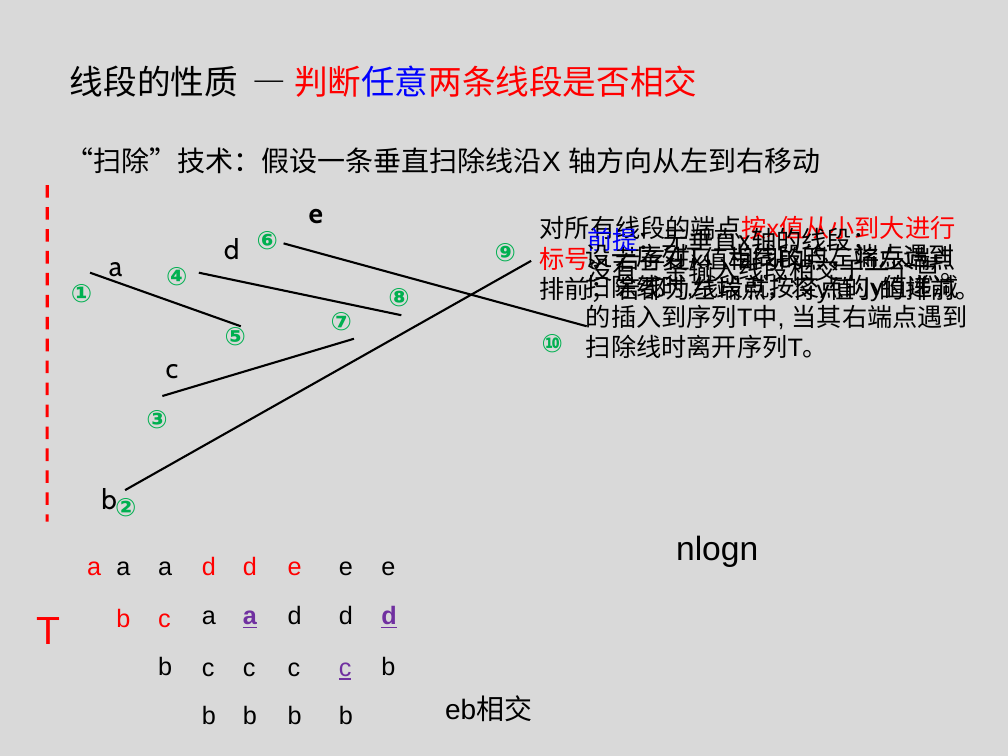
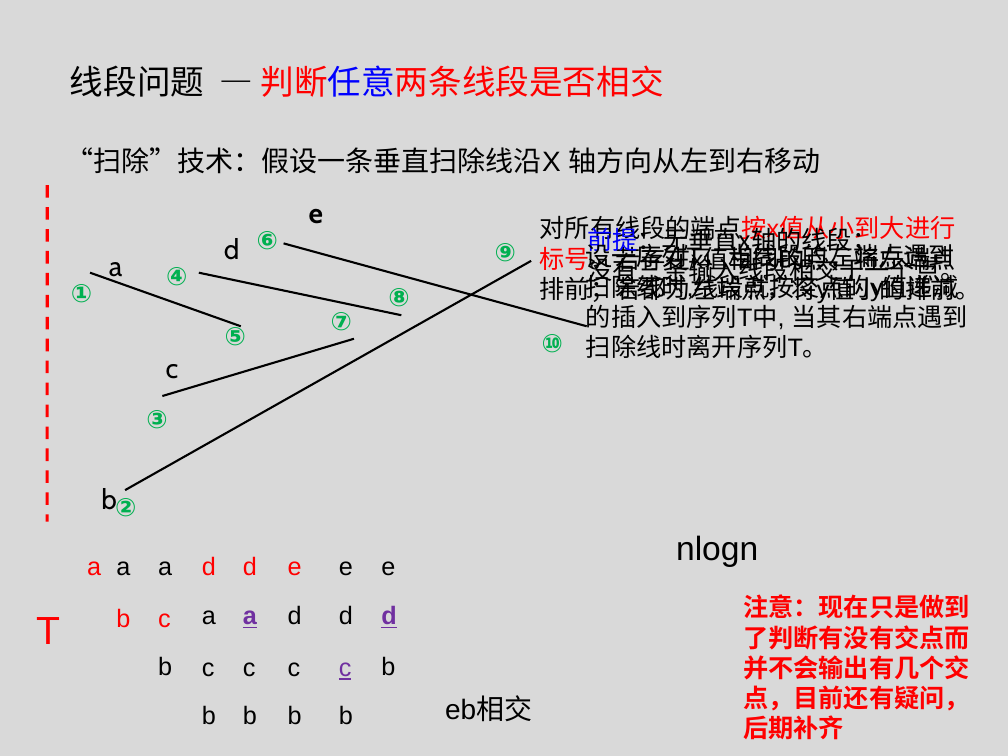
Before and after one commit to tianzhuwei/PPT, a slide deck: slide 7 of 第二讲快排+计算几何.pptx. Drawn at 1008x756 pixels with LibreOffice and Linux fonts; fonts in the diff are those of the drawing. Boxes give left, top, right and bottom in pixels: in the first picture for what was removed or moved away, otherwise in the second. Text is boxed around its words. In the diff, an @@ line names an element or a change of style, - is before the commit and + after.

```diff
--- a/第二讲快排+计算几何.pptx
+++ b/第二讲快排+计算几何.pptx
@@ text at [70,65,663,97]: text changed @@
-线段的性质 — 判断任意两条线段是否相交
+线段问题 — 判断任意两条线段是否相交
@@ text added at [743,594,970,740], 18 pt, text #FF0000, bold @@
+注意：现在只是做到了判断有没有交点而并不会输出有几个交点，目前还有疑问，后期补齐
```
Also in this commit, not shown: 5 other slides changed, 1 slide added, 1 slide removed.
